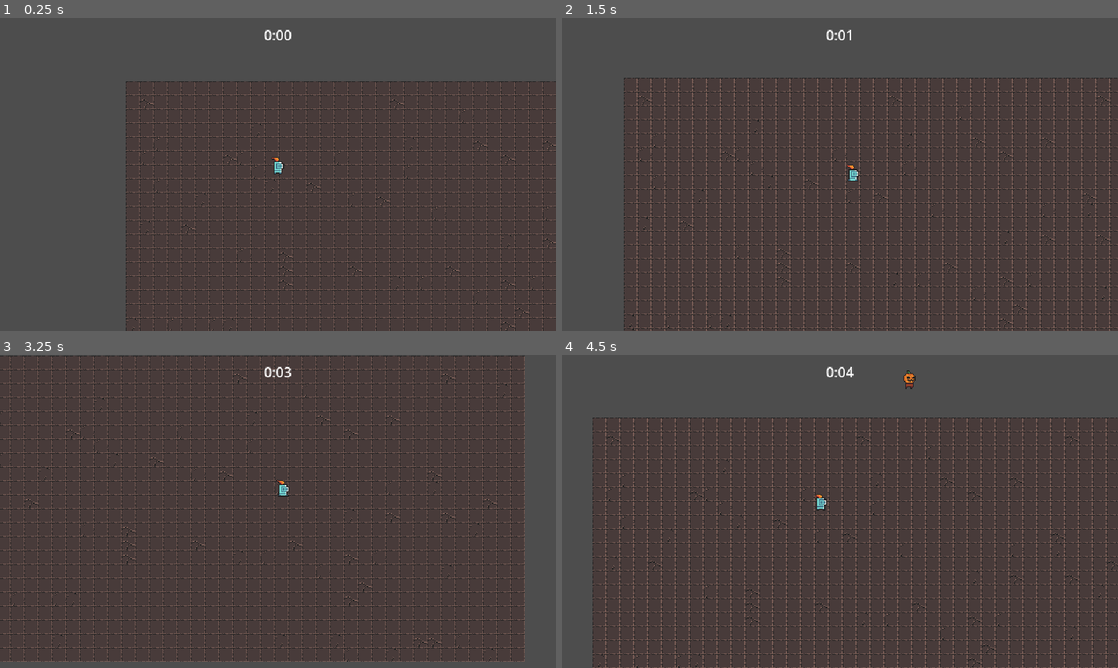
Above: before the commit, frames 1-4 (two rows, left to right).
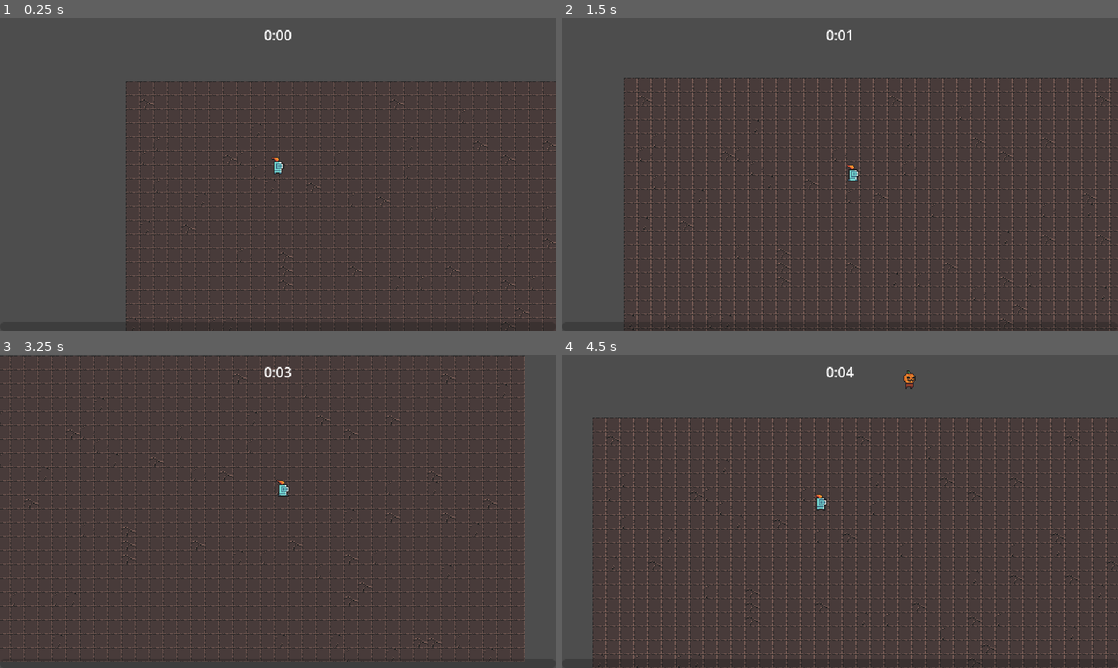
Above: after the commit, the same moments.

Repository: cqbMatroskin/2D-Top-Down
Game: Godot game, scene res://scene/level/level.tscn
Two runs of this game, one before a commit and one after it. Both use one fixed random seed, a clock stepped at 60 frames per second and the inputs below.
Inputs:
- Up to frame 1 (0.25 s): no input
- Up to frame 2 (1.5 s): tap Enter at 0.5 s; hold D (move_right) 0.53-1.28 s; hold S (move_down) from 1.28 s (still down)
- Up to frame 3 (3.25 s): release S (move_down) at 2.03 s; hold D (move_right) 2.03-2.78 s; hold W (move_up) from 2.78 s (still down)
- Up to frame 4 (4.5 s): release W (move_up) at 3.53 s; hold A (move_left) from 3.53 s (still down)

The runs differ from the first frame. In frame 1, less than 0.1% of the frame differs, in the area x 23-98%, y 97-100%; in frame 2, 0.3%, in the area x 11-100%, y 97-100%; in frame 3, 0.2%; in frame 4, 0.3%.

Commit message:
Добавлена шкала опыта

Diff:
--- a/scene/game_objects/exp_bottle/exp_bottle.gd
+++ b/scene/game_objects/exp_bottle/exp_bottle.gd
@@ -1,6 +1,6 @@
 extends Node2D
 
-const BOTTLE_EXP: int = 5
+const BOTTLE_EXP: int = 1
 
 func _on_area_2d_area_entered(area: Area2D) -> void:
 	Global.exp_bottle_collected.emit(BOTTLE_EXP)
--- a/scene/level/level.tscn
+++ b/scene/level/level.tscn
@@ -6,6 +6,7 @@
 [ext_resource type="PackedScene" uid="uid://b6ourcjkpnbab" path="res://scene/manager/arena_time_manager.tscn" id="2_ao10f"]
 [ext_resource type="PackedScene" uid="uid://cfeihb5vfvam3" path="res://scene/manager/experience_manager.tscn" id="3_dcgxc"]
 [ext_resource type="PackedScene" uid="uid://bcunspejdbv4o" path="res://scene/manager/spawner/enemy_spawner.tscn" id="3_plauu"]
+[ext_resource type="PackedScene" uid="uid://66wn1xmlpt1k" path="res://scene/ui/exp_bar.tscn" id="5_n6afj"]
 
 [node name="Level" type="Node" unique_id=1367463640 groups=["level"]]
 
@@ -18,6 +19,9 @@
 
 [node name="EnemySpawner" parent="." unique_id=700179335 instance=ExtResource("3_plauu")]
 
+[node name="ExpBar" parent="." unique_id=280331448 node_paths=PackedStringArray("exp_manager") instance=ExtResource("5_n6afj")]
+exp_manager = NodePath("../ExperienceManager")
+
 [node name="Layer0" type="TileMapLayer" parent="." unique_id=776027827]
 use_parent_material = true
 position = Vector2(1, 3)
--- a/scene/manager/experience_manager.gd
+++ b/scene/manager/experience_manager.gd
@@ -1,10 +1,22 @@
 extends Node
+class_name ExpManager
 
-var current_exp: int = 0
+signal exp_update(current_exp: float, target_exp: float)
+
+var current_exp: float = 0
+var target_exp: float = 5
+var target_after_lvlup:float = 5
+var current_lvl: int = 1
 
 func _ready() -> void:
 	Global.exp_bottle_collected.connect(on_exp_bottle_collected)
 
 func on_exp_bottle_collected(experience: int) -> void:
-	current_exp += experience
-	print(current_exp)
+	current_exp = min(current_exp + experience, target_exp)
+	exp_update.emit(current_exp, target_exp)
+
+	if current_exp == target_exp:
+		current_lvl += 1
+		current_exp = 0
+		target_exp += target_after_lvlup
+		exp_update.emit(current_exp, target_exp)
--- /dev/null
+++ b/scene/ui/exp_bar.gd
@@ -0,0 +1,12 @@
+extends CanvasLayer
+
+@export var exp_manager: ExpManager
+@onready var progress_bar: ProgressBar = $MarginContainer/ProgressBar
+
+func _ready() -> void:
+	progress_bar.value = 0
+	exp_manager.exp_update.connect(on_exp_updated)
+
+func on_exp_updated(current_exp: float, target_exp: float) -> void:
+	var current_value: float = current_exp / target_exp
+	progress_bar.value = current_value
--- /dev/null
+++ b/scene/ui/exp_bar.tscn
@@ -0,0 +1,22 @@
+[gd_scene format=3 uid="uid://66wn1xmlpt1k"]
+
+[ext_resource type="Script" uid="uid://c3n55uoko8l4q" path="res://scene/ui/exp_bar.gd" id="1_32gyj"]
+
+[node name="ExpBar" type="CanvasLayer" unique_id=280331448]
+script = ExtResource("1_32gyj")
+
+[node name="MarginContainer" type="MarginContainer" parent="." unique_id=1941235927]
+anchors_preset = 15
+anchor_right = 1.0
+anchor_bottom = 1.0
+grow_horizontal = 2
+grow_vertical = 2
+mouse_filter = 2
+
+[node name="ProgressBar" type="ProgressBar" parent="MarginContainer" unique_id=1853331165]
+custom_minimum_size = Vector2(0, 10)
+layout_mode = 2
+size_flags_vertical = 8
+max_value = 1.0
+value = 0.5
+show_percentage = false
Not shown, added: scene/ui/exp_bar.gd.uid
